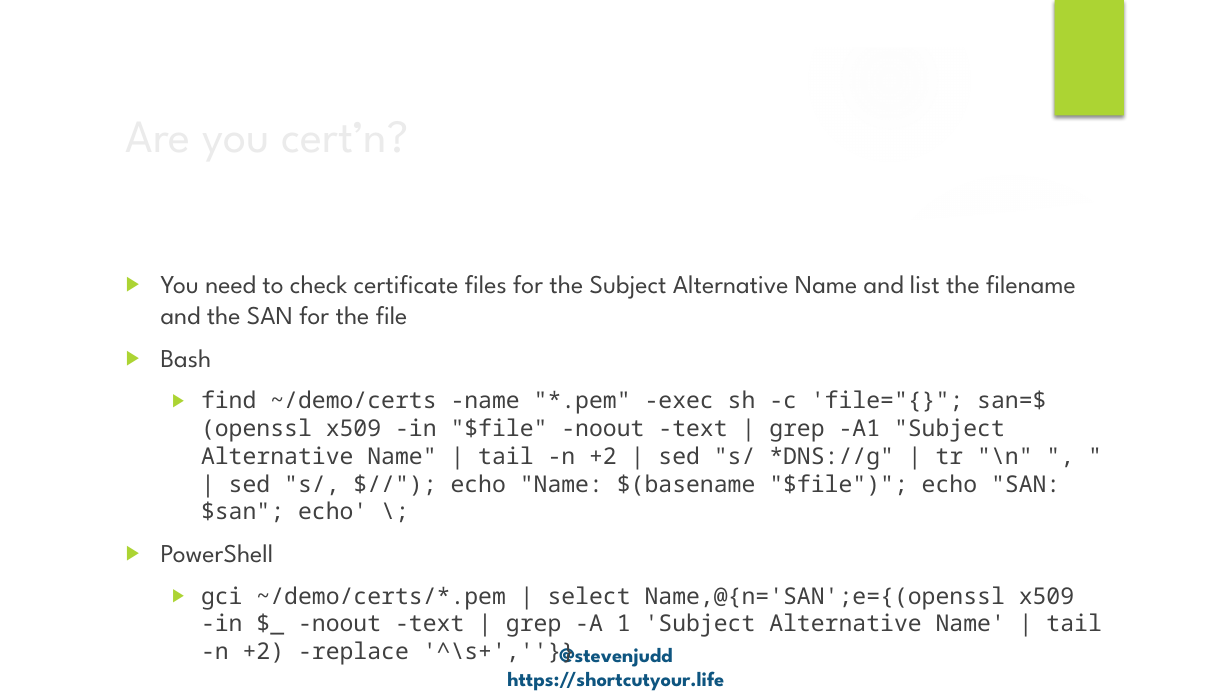
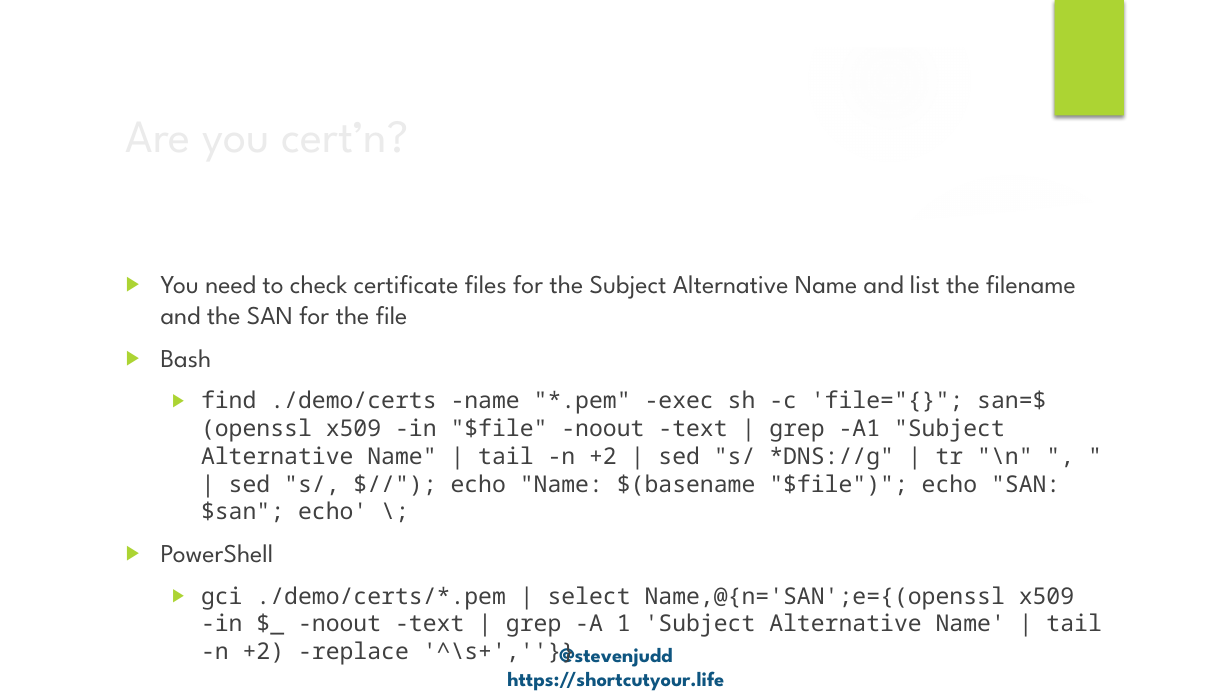
Before and after one commit to stevenjudd/DontBashPowerShell, a slide deck: slide 9 of Dont Bash PowerShell.pptx. Drawn at 1232x693 pixels with LibreOffice and Linux fonts; fonts in the diff are those of the drawing; background and template pictures are left out. Boxes give left, top, right and bottom in pixels: in the first picture for what was removed or moved away, otherwise in the second. Text is boxed around its words. In the diff, an @@ line names an element or a change of style, - is before the commit and + after.

Commit message:
Update to slides and code

```diff
--- a/Dont Bash PowerShell.pptx
+++ b/Dont Bash PowerShell.pptx
@@ text at (x1=201, y1=390, x2=1060, y2=522): text changed @@
-  ▶ find ~/demo/certs -name "*.pem" -exec sh -c 'file="{}"; san=$(openssl x509 -in "$file" -noout -text | grep -A1 "Subject Alternative Name" | tail -n +2 | sed "s/ *DNS://g" | tr "\n" ", " | sed "s/, $//"); echo "Name: $(basename "$file")"; echo "SAN: $san"; echo' \;
+  ▶ find ./demo/certs -name "*.pem" -exec sh -c 'file="{}"; san=$(openssl x509 -in "$file" -noout -text | grep -A1 "Subject Alternative Name" | tail -n +2 | sed "s/ *DNS://g" | tr "\n" ", " | sed "s/, $//"); echo "Name: $(basename "$file")"; echo "SAN: $san"; echo' \;
@@ text at (x1=201, y1=586, x2=1101, y2=665): text changed @@
-  ▶ gci ~/demo/certs/*.pem | select Name,@{n='SAN';e={(openssl x509 -in $_ -noout -text | grep -A 1 'Subject Alternative Name' | tail -n +2) -replace '^\s+',''}}
+  ▶ gci ./demo/certs/*.pem | select Name,@{n='SAN';e={(openssl x509 -in $_ -noout -text | grep -A 1 'Subject Alternative Name' | tail -n +2) -replace '^\s+',''}}
```
Also in this commit, not shown: 4 other slides changed, 3 other files.
